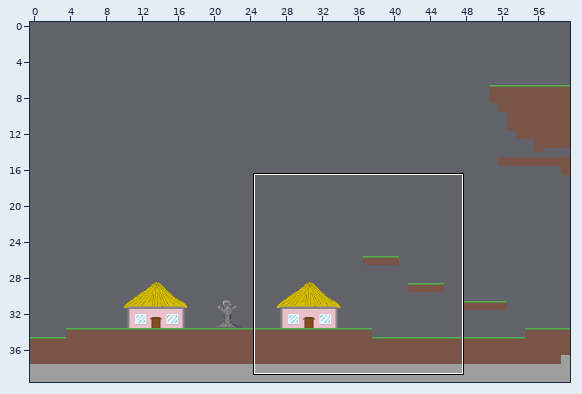
One commit to this Tiled map: maps/1.tmx. The first picture is a wide view before the edit; the outline marks the close-up.
Close-up. Old version:
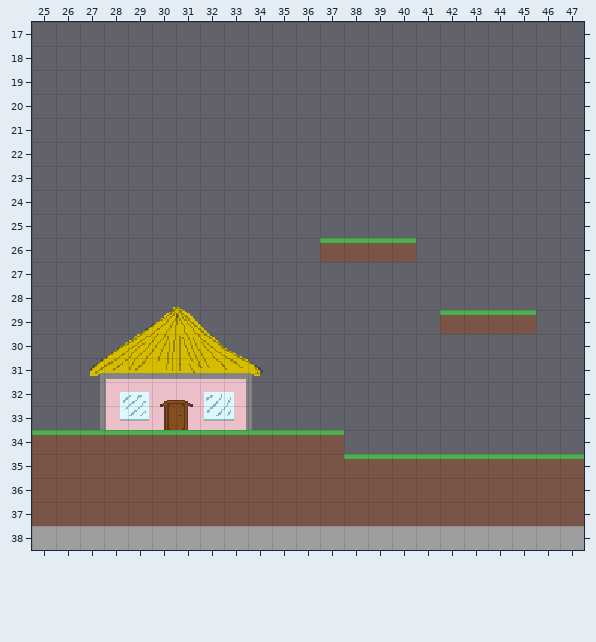
Cells are 16x16 px. Shown: x 25..47, y 17..38. The commit also changed other parts of the map, which this record leaves out.
And afterwards:
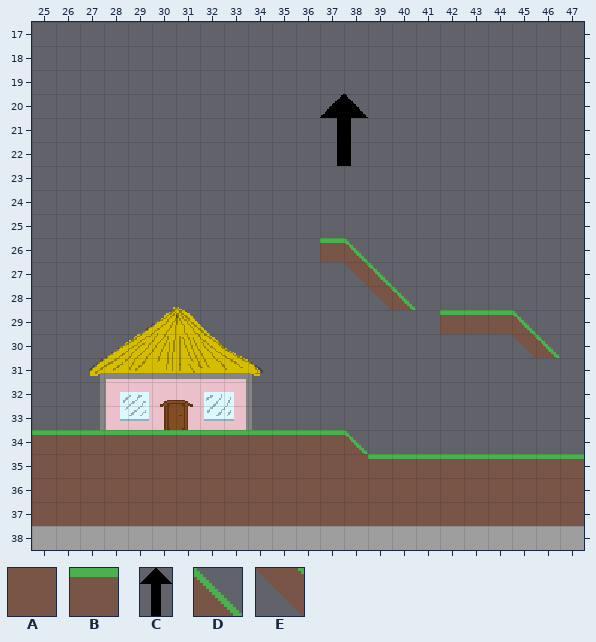
Key: from "Testing Tiles": A 4 "Dirt", B 5 "Grass", C 11 "UpArrow", D 12 "GrassSlopeDown", E 16 "GrassSlopeDownBottom".
_ is an empty cell.
From old to new:
{"where": "layer \"Background\""}
{"y":22,"x":37,"old":"_","new":"C"}
{"where": "layer \"Platforms\""}
{"y":26,"x":38,"old":"BBB","new":"D__"}
{"y":27,"x":38,"old":"__","new":"ED"}
{"y":28,"x":39,"old":"__","new":"ED"}
{"y":29,"x":45,"old":"B","new":"D"}
{"y":30,"x":45,"old":"__","new":"ED"}
{"y":34,"x":38,"old":"_","new":"D"}
{"y":35,"x":38,"old":"B","new":"A"}
{"label":"added","picture_box":[320,94,368,166]}
{"label":"changed","picture_box":[344,238,416,310]}
{"label":"changed","picture_box":[512,310,560,358]}
{"label":"changed","picture_box":[344,430,368,459]}
